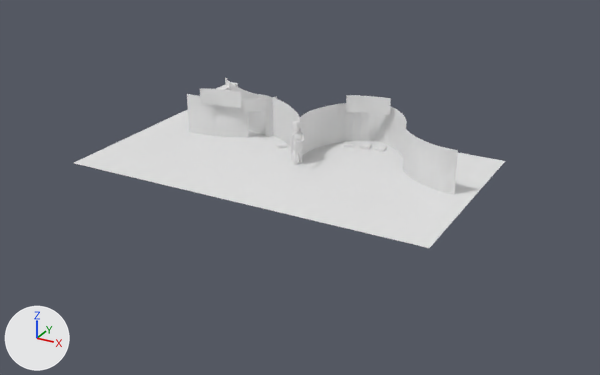
What one commit did to the COLLADA model model/set.dae.
Both versions are drawn from a 50 mm camera at (71.2, -139.2, 61.3) aimed at (-0.7, -8.5, -4.1). The lights are fixed; the arrows at lower left show +X, +Y and +Z. Materials are left out; every surface is plain grey. Where no turn or scale is listed for an object, it has been applied to the vertices.
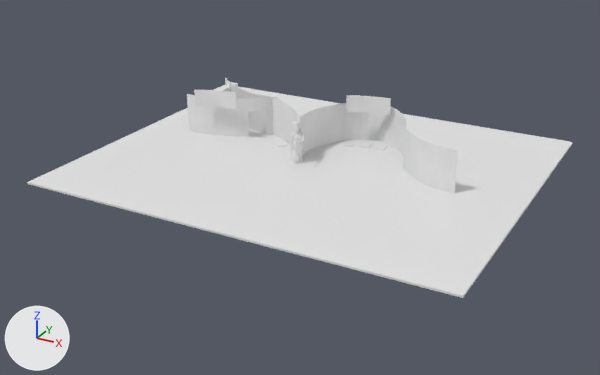
What differs and where, as boxes [x1, y1, x2, y2] in the pictures (600 x 375 px):
'Cube', moved, rescaled (27% wider, 51% taller)
    before: [74, 109, 505, 248]
    after: [27, 87, 573, 298]
'Cylinder_001', moved, turned
    before: [200, 88, 241, 108]
    after: [194, 90, 237, 109]

The edits, one by one:
Object 'Cylinder_001' (ob_cylinder_001) moves from (-23.3, -2.0, 9.0) to (-23.9, -3.0, 9.0).
Object 'Cylinder_001' (ob_cylinder_001) turns from (0, 0, 12) to (0, 0, 14) degrees about x, y and z.
Object 'Cube' (ob_cube) moves from (-4.0, -6.7, 0.0) to (0.5, -4.2, 0.1).
Object 'Cube' (ob_cube) is rescaled from (37.1, 21.0, 0.01) to (41.9, 35.2, 0.193).
